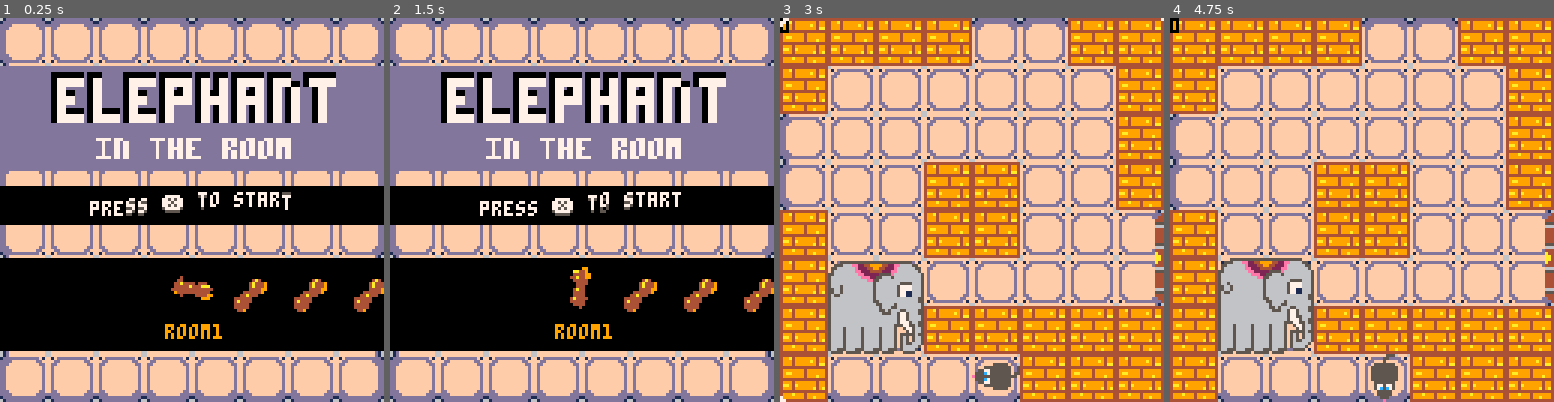
Above: before the commit, frames 1-4 (left to right).
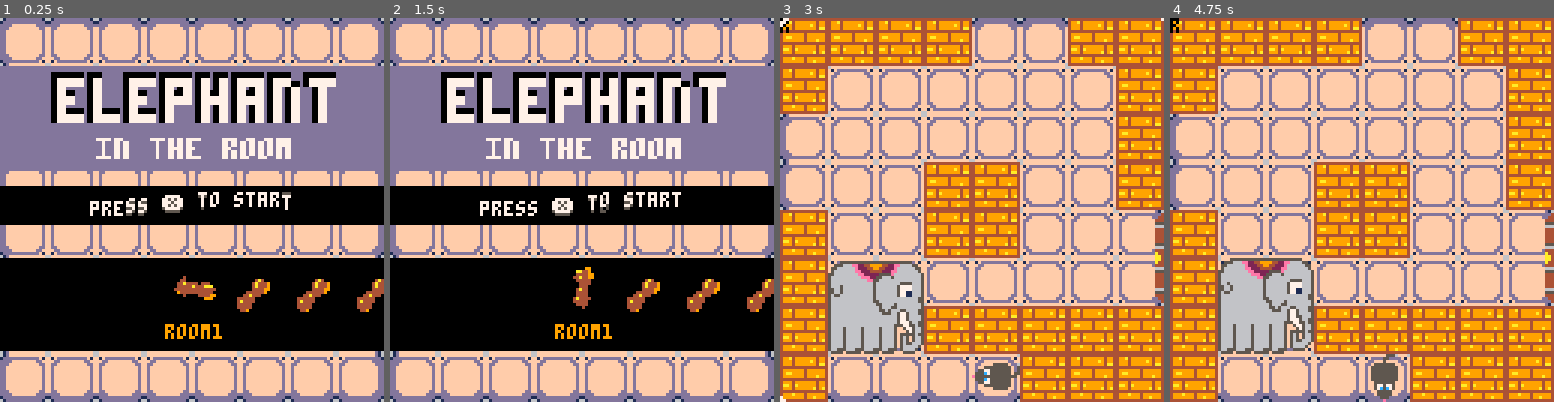
Above: after the commit, the same moments.

Repository: ekaktusz/elephant
Game: PICO-8 cartridge elephant.p8
Two runs of this game, one before a commit and one after it. Both use one fixed random seed, a clock stepped at 60 frames per second and the inputs below.
Inputs:
- Up to frame 1 (0.25 s): no input
- Up to frame 2 (1.5 s): tap O (Z key) at 0.33, 0.7, 1.43 s; tap X (X key) at 1.07 s
- Up to frame 3 (3 s): hold Left 1.97-2.37 s; tap X (X key) at 2.07, 2.4, 2.73 s; tap O (Z key) at 2.22 s; hold Down 2.42-2.82 s; hold Right from 2.87 s (still down)
- Up to frame 4 (4.75 s): tap X (X key) every 0.33 s from 3.07 to 4.73 s; tap O (Z key) at 3.1, 3.98 s; release Right at 3.53 s; hold Up 3.58-4.08 s; hold Right 4.13-4.53 s; hold Down from 4.58 s (still down)

The runs differ from the first frame. In frame 1, 0.8% of the frame differs, in the area x 44-100%, y 67-77%; in frame 2, 0.9%, in the area x 46-100%, y 64-77%; in frame 3, less than 0.1%; in frame 4, less than 0.1%.

Commit message:
small bug fixes

Diff:
--- a/include/elephant.lua
+++ b/include/elephant.lua
@@ -99,7 +99,7 @@
 	--		end
 	--	end
 	--end
-	print(e.wall_break_time,0)
+	print(e.last_horizontal_dir,0)
 end
 
 function update_elephant_d()
@@ -115,7 +115,7 @@
 
 	if e.hit_freeze then
 		--wait 10 frame
-		if (last_horizontal_dir=='r') then
+		if (e.last_horizontal_dir=='r') then
 			spawnpukk(e.x+24,e.y+24,0,0,e.current_c.col1,e.current_c.col2)
 		else
 			spawnpukk(e.x+8,e.y+24,0,0,e.current_c.col1,e.current_c.col2)
@@ -132,6 +132,10 @@
 	if e.wall_break_time>0 then
 		spawnbrr((e.wtx-1)*16+8,(e.wty-1)*16-8,16,16,4,5)
 		e.wall_break_time-=1
+	end
+
+	if (e.hit_freeze) then
+		return
 	end
 
 	if (not e.seen_player) then
--- a/include/menu_state.lua
+++ b/include/menu_state.lua
@@ -97,7 +97,7 @@
 	if mission_selected then
 		if (f%50<=25) then
 			--circfill(64,clvlslct.y+8,10,0)
-			rectfill(clvlslct.x,clvlslct.y,clvlslct.x+20,clvlslct.y+26,0)
+			rectfill(clvlslct.x-1,clvlslct.y,clvlslct.x+20,clvlslct.y+26,0)
 		end
 	end
 
@@ -111,7 +111,7 @@
 end
 
 clvlslct={
-	x=55,
+	x=56,
 	y=82
 }
 
@@ -151,5 +151,5 @@
 
 	--spr(140,clvlslct.x,clvlslct.y,2,2)
 	--rspr(102,clvlslct.x,clvlslct.y,a,2,2)
-	print("room"..clvl,clvlslct.x,clvlslct.y+20,9)
+	print("room"..clvl,clvlslct.x-1,clvlslct.y+20,9)
 end
Not shown, changed: exported/elephant.js
